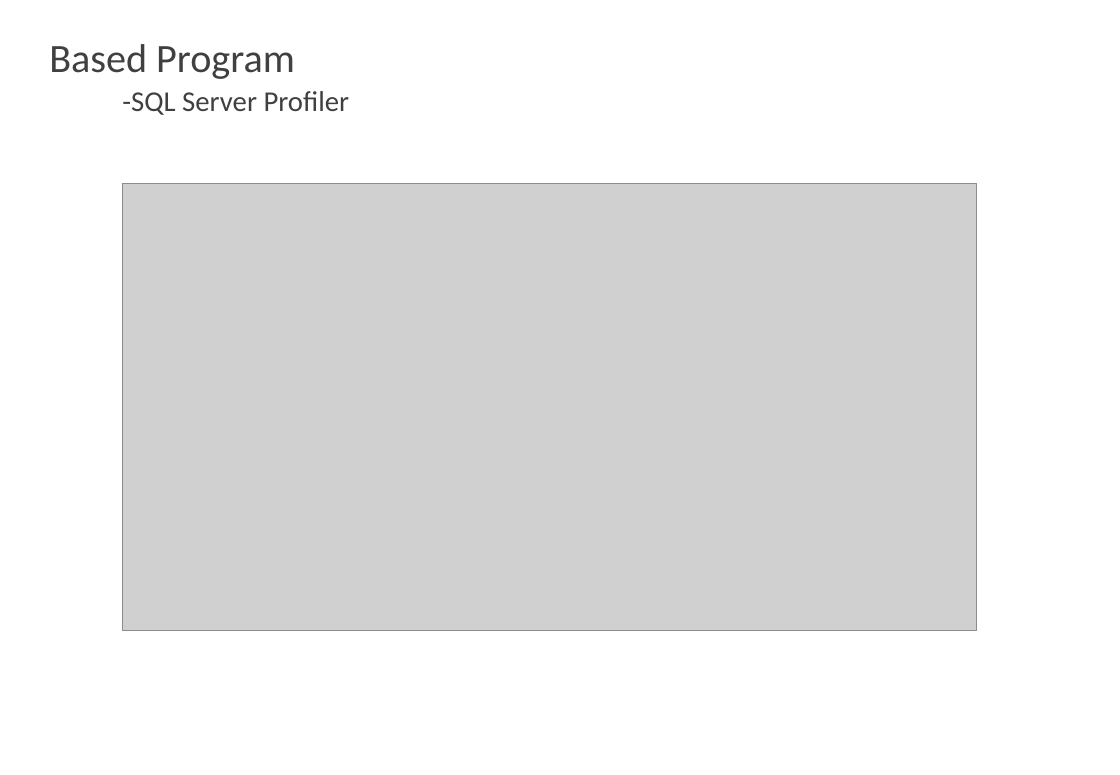
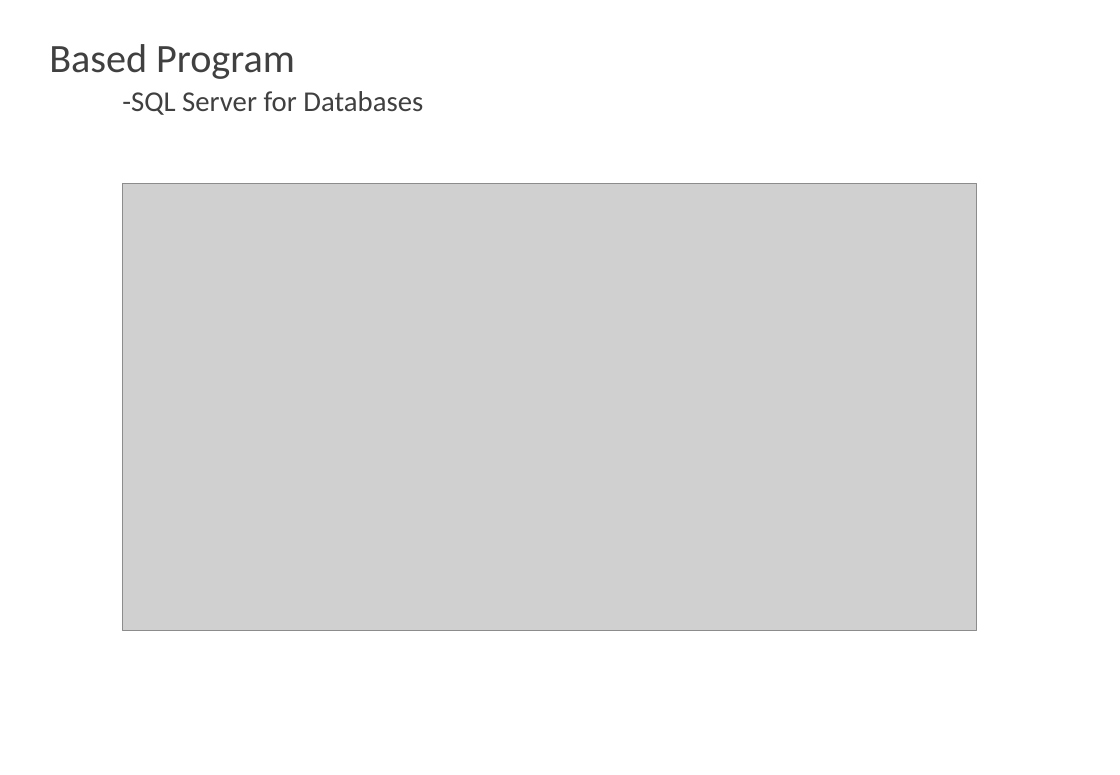
Before and after one commit to lkiung/skkuSE10, a slide deck: slide 14 of SE ppt.pptx. Drawn at 1120x775 pixels with LibreOffice and Linux fonts; fonts in the diff are those of the drawing; grey boxes stand for pictures. Boxes give left, top, right and bottom in pixels: in the first picture for what was removed or moved away, otherwise in the second. Text is boxed around its words. In the diff, an @@ line names an element or a change of style, - is before the commit and + after.

```diff
--- a/SE ppt.pptx
+++ b/SE ppt.pptx
@@ text at [122,91,423,115]: text changed @@
--SQL Server Profiler
+-SQL Server for Databases
```
Also in this commit, not shown: 3 other slides changed, 1 slide added.
